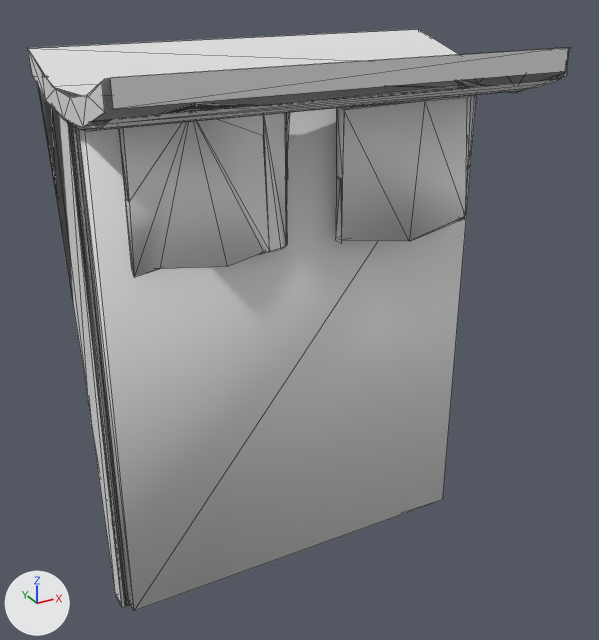
The OBJ model datasets/ModelNet9/bed/train/bed_0024.obj, before and after one commit.
The view is the same before and after, from a 50 mm camera at (-0.666, -1.206, 0.632) aimed at (0.004, 0.012, 0.023). Arrows for +X, +Y and +Z are at lower left; the lights stay in place. Mesh edges are drawn as thin lines. Where no turn or scale is listed for an object, it has been applied to the vertices. Vertices at the same position are counted once.

Before the edit, the objects in view are built like this:
```python
me_bed_0024 = bpy.data.meshes.new('bed_0024')
me_bed_0024.from_pydata(...)  # 1055 vertices, 304 faces, 700 loose edges; spans x -0.38..0.381, y -0.204..0.207, z -0.501..0.499
ob_bed_0024 = bpy.data.objects.new('bed_0024', me_bed_0024)
ob_bed_0024.location = (0.0, 0.0, 0.0)
```
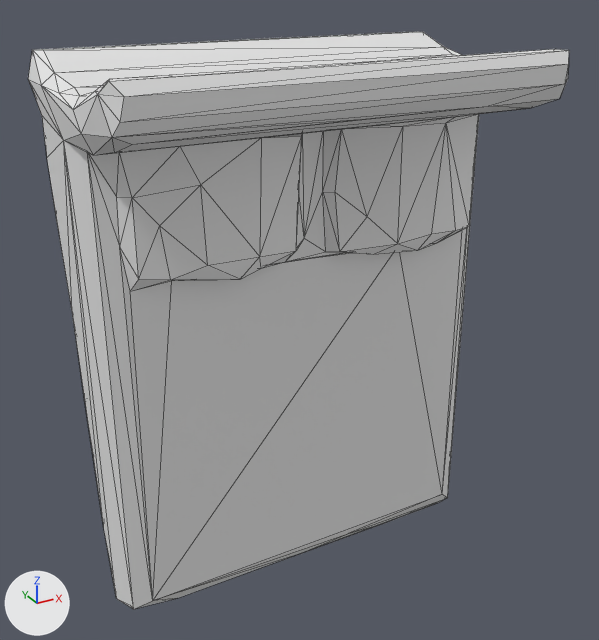
Edits to the bpy script that builds the scene:
```text
Change me_bed_0024:
    used by ob_bed_0024; location = (0.0, 0.0, 0.0)
    remove me_bed_0024.from_pydata(...)  # 1055 vertices, 304 faces, 700 loose edges; spans x -0.38..0.381, y -0.204..0.207, z -0.501..0.499
    add me_bed_0024.from_pydata(...)  # 252 vertices, 500 faces; spans x -0.387..0.388, y -0.216..0.218, z -0.503..0.497
    me_bed_0024 part 1: the loose piece of 71 vertices spanning x -0.37..0.371, y 0.023..0.204, z -0.491..0.454 is rebuilt with 252 vertices and now spans x -0.387..0.388, y -0.216..0.218, z -0.503..0.497
    me_bed_0024 part 2: 34 loose pieces with 285 vertices, spanning x -0.38..0.381, y -0.204..0.207, z -0.501..0.499, are deleted
```

Boxes (x1, y1, x2, y2) around the edits, measured in the pictures (599 x 640 px):
'bed_0024', reshaped
    before: (28, 29, 569, 611)
    after: (28, 31, 569, 609)
part 1 of me_bed_0024, rebuilt (28% wider, 9% taller)
    before: (45, 76, 466, 605)
    after: (28, 31, 569, 609)
part 2 of me_bed_0024, deleted
    before: (28, 29, 569, 611)
